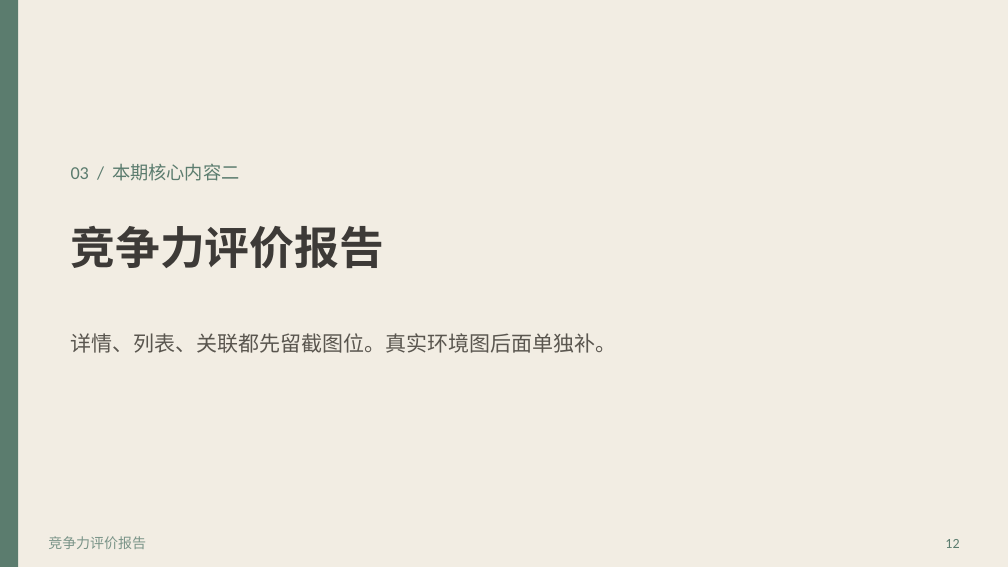
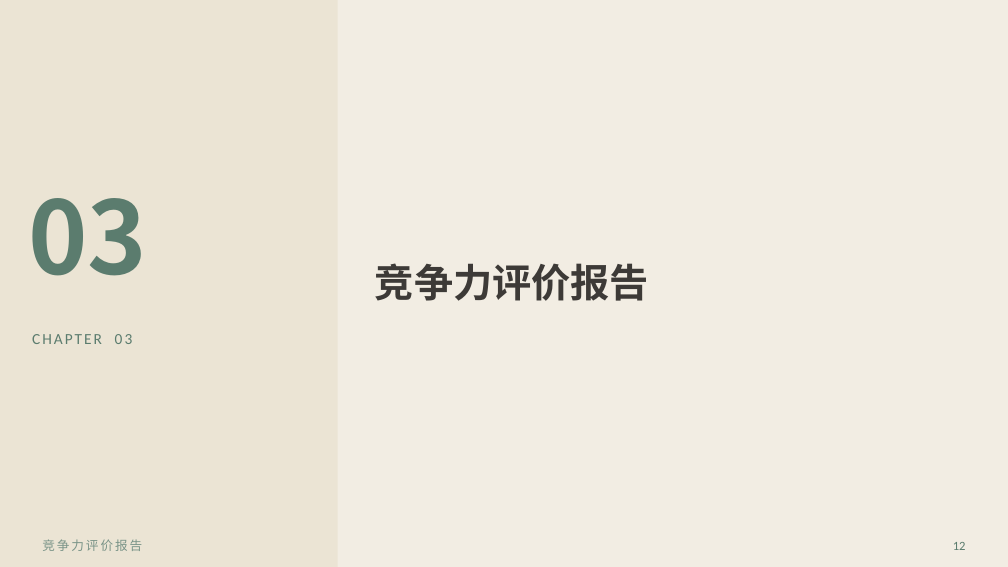
Before and after one commit to khalildai/test-send-file, a slide deck: slide 12 of 效能平台版本发布会.pptx. Drawn at 1008x567 pixels with LibreOffice and Linux fonts; fonts in the diff are those of the drawing. Boxes give left, top, right and bottom in pixels: in the first picture for what was removed or moved away, otherwise in the second. Text is boxed around its words. In the diff, an @@ line names an element or a change of style, - is before the commit and + after.

```diff
--- a/效能平台版本发布会.pptx
+++ b/效能平台版本发布会.pptx
@@ rectangle: place and size @@
-rectangle at (0,0,18,566)
+rectangle at (0,0,338,566)
@@ rectangle at (0,0,338,566): fill #5B7C6E to #EBE4D4 @@
@@ text at (28,198,147,276): text changed; size 13 to 72 pt; font Calibri to Noto Sans CJK SC; bold on @@
-03 / 本期核心内容二
+03
@@ text "竞争力评价报告": place and size @@
-text "竞争力评价报告" at (71,226,385,268)
+text "竞争力评价报告" at (375,263,649,301)
@@ text "竞争力评价报告" at (375,263,649,301): size 32 to 28 pt @@
@@ text added at (32,334,133,344), 11 pt, text #5B7C6E @@
+CHAPTER 03
@@ text removed at (71,333,617,353) @@
-详情、列表、关联都先留截图位。真实环境图后面单独补。
@@ text "竞争力评价报告" at (42,539,142,551): size 10 to 9 pt, letter spacing 0 to 1.4 pt @@
@@ text "12": place and size @@
-text "12" at (945,539,959,548)
+text "12" at (953,542,966,550)
@@ text "12" at (953,542,966,550): size 10 to 9 pt @@
```
Also in this commit, not shown: 22 other slides changed.
